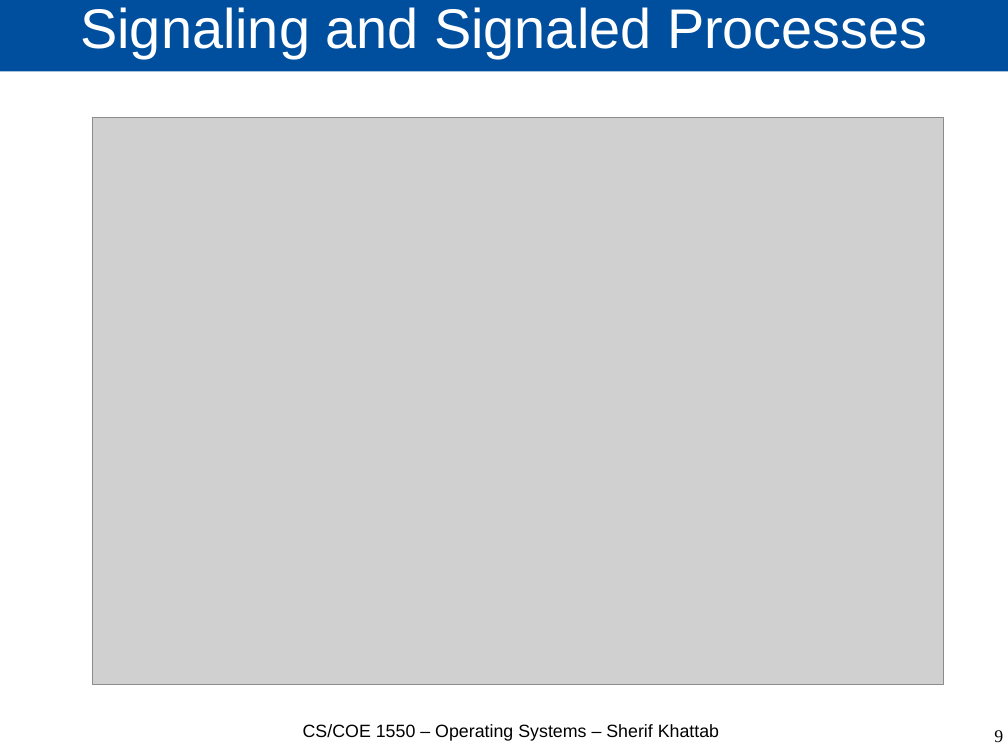
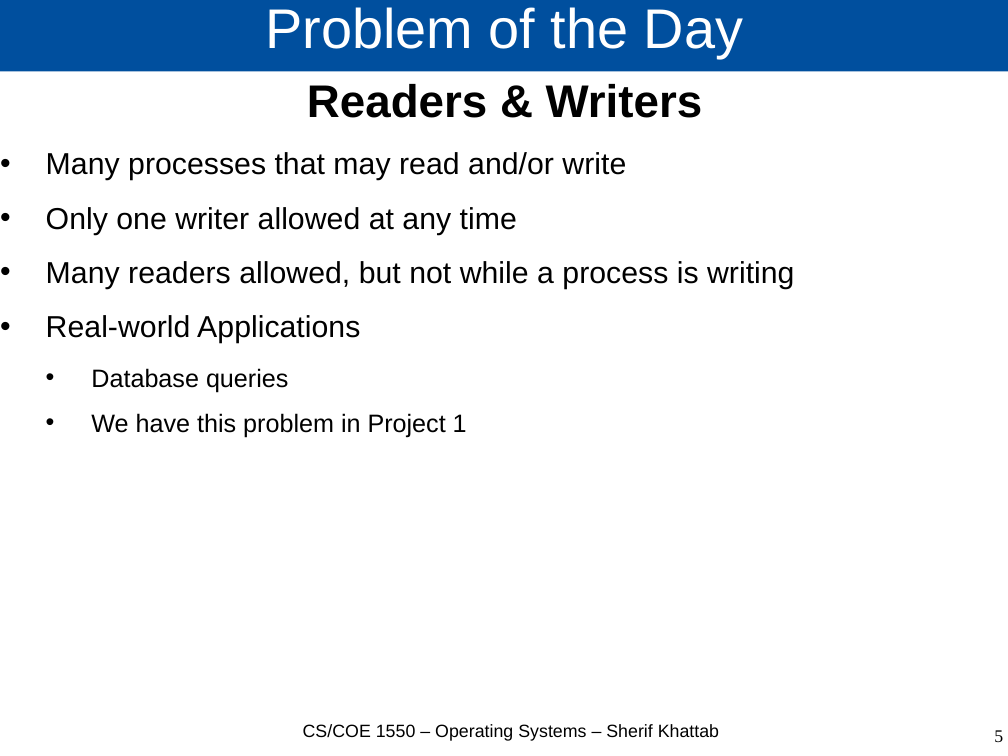
Before and after one commit to cs1550-2224/cs1550-code-handouts, a slide deck: slide 5 of DraftSlides/Lecture8.pptx (slide 9 before the commit). Drawn at 1008x756 pixels with LibreOffice and Linux fonts; fonts in the diff are those of the drawing; grey boxes stand for pictures. Boxes give left, top, right and bottom in pixels: in the first picture for what was removed or moved away, otherwise in the second. Text is boxed around its words. In the diff, an @@ line names an element or a change of style, - is before the commit and + after.

```diff
--- a/DraftSlides/Lecture8.pptx
+++ b/DraftSlides/Lecture8.pptx
@@ title at (265, 7, 743, 58): text changed @@
-Signaling and Signaled Processes
+Problem of the Day
@@ text added at (46, 84, 794, 437), 23.8 pt, text #000000 @@
+Readers & Writers
+• Many processes that may read and/or write
+• Only one writer allowed at any time
+• Many readers allowed, but not while a process is writing
+• Real-world Applications
+  • Database queries
+  • We have this problem in Project 1
@@ picture removed at (93, 117, 944, 684) @@
@@ page number at (994, 730, 1003, 742): text changed @@
-9
+5
```
Also in this commit, not shown: 6 other slides changed, 10 slides added, 6 slides removed, 1 other file.
